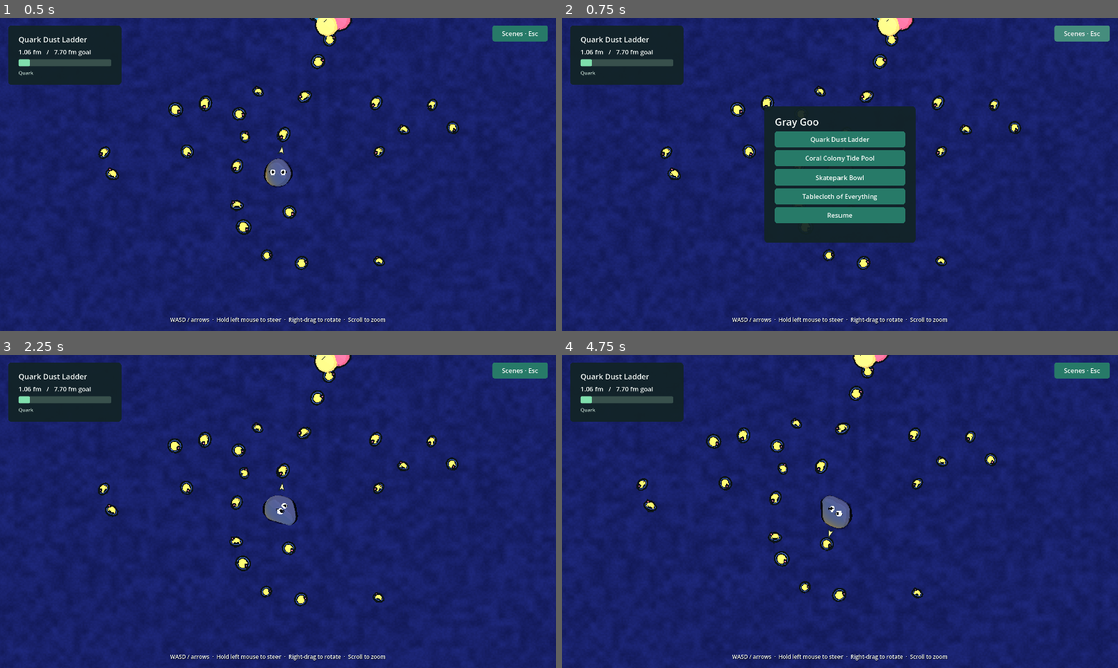
Above: before the commit, frames 1-4 (two rows, left to right).
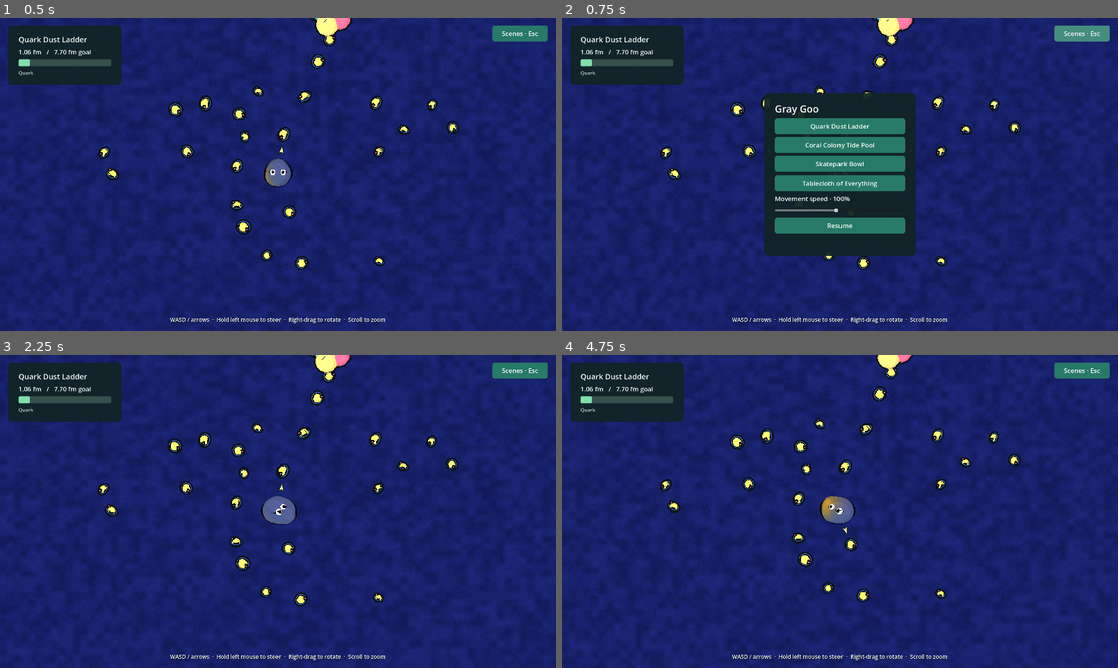
Above: after the commit, the same moments.

Repository: armantark/gray-goo
Game: Godot game, scene res://main.tscn
The game is run twice, just before and just after one commit, with the same random seed, the same clock (stepped at 60 frames per second) and the same inputs.
Inputs (mouse positions are in pixels of both pictures, inside the frame that each line leads up to):
- Up to frame 1 (0.5 s): no input
- Up to frame 2 (0.75 s): click "Scenes · Esc" at 0.5 s
- Up to frame 3 (2.25 s): click "Quark Dust Ladder" at 1.25 s; move the mouse to (400, 495) at 2.02 s; hold D (move_right) from 2.03 s (still down); click (400, 495) at 2.17 s
- Up to frame 4 (4.75 s): release D (move_right) at 2.75 s; drag from (728, 527) to (812, 574) at 2.77 s; move the mouse to (895, 442) at 3.52 s; hold D (move_right) 3.53-4.25 s; click (895, 442) at 3.67 s; drag from (812, 574) to (673, 464) at 4.27 s

Frame 1 is identical in both runs. In frame 2, 7.6% of the frame differs, in the area x 18-83%, y 3-80%; in frame 3, 0.5%; in frame 4, 5.3%.

Commit message:
Make movement faster and let the player save a preferred speed.

Diff:
--- a/src/game.gd
+++ b/src/game.gd
@@ -86,7 +86,7 @@
 	if not is_instance_valid(world):
 		return
 	world.player_radius = goo.radius
-	goo.set_drive(rig.movement_direction(), 2.8 + goo.radius * 0.8)
+	goo.set_drive(rig.movement_direction(), (2.8 + goo.radius * 0.8) * 10.0 * hud.movement_speed)
 	var eaten := 0
 	for food in world.foods:
 		if not is_instance_valid(food) or not food.active or food.threshold > goo.radius:
--- a/src/hud.gd
+++ b/src/hud.gd
@@ -20,6 +20,8 @@
 var _scene_index := 0
 var _hint_time := 0.0
 var _meters_per_unit: float
+var movement_speed := 1.0
+var _settings := ConfigFile.new()
 
 class FoodPointer extends Control:
 	var position_on_screen := Vector2.ZERO
@@ -144,12 +146,16 @@
 	completion.hide()
 
 func _build_menu() -> void:
+	var error := _settings.load("user://settings.cfg")
+	if error != OK and error != ERR_FILE_NOT_FOUND:
+		push_error("Could not load movement settings: %s" % error_string(error))
+	movement_speed = clampf(float(_settings.get_value("controls", "movement_speed", 1.0)), 0.1, 2.0)
 	menu = _panel(_root)
 	menu.set_anchors_and_offsets_preset(Control.PRESET_CENTER)
 	menu.offset_left = -260
 	menu.offset_right = 260
-	menu.offset_top = -235
-	menu.offset_bottom = 235
+	menu.offset_top = -280
+	menu.offset_bottom = 280
 	var column := _column(menu)
 	_label(column, "Gray Goo", 34)
 	var titles := ["Quark Dust Ladder", "Coral Colony Tide Pool", "Skatepark Bowl", "Tablecloth of Everything"]
@@ -159,6 +165,22 @@
 			menu.hide()
 			pause_requested.emit(false)
 			scene_requested.emit(index))
+	var speed_label := _label(column, "Movement speed · %d%%" % roundi(movement_speed * 100.0), 22)
+	var speed_slider := HSlider.new()
+	speed_slider.min_value = 10.0
+	speed_slider.max_value = 200.0
+	speed_slider.step = 5.0
+	speed_slider.value = movement_speed * 100.0
+	speed_slider.custom_minimum_size.y = 30
+	speed_slider.tooltip_text = "Adjust movement speed for both keyboard and mouse steering."
+	column.add_child(speed_slider)
+	speed_slider.value_changed.connect(func(value: float):
+		movement_speed = value / 100.0
+		speed_label.text = "Movement speed · %d%%" % roundi(value)
+		_settings.set_value("controls", "movement_speed", movement_speed)
+		var save_error := _settings.save("user://settings.cfg")
+		if save_error != OK:
+			push_error("Could not save movement settings: %s" % error_string(save_error)))
 	var resume := _button(column, "Resume")
 	resume.pressed.connect(toggle_menu)
 	menu.hide()
Not shown, changed: README.md
Not shown, changed: memory-bank/activeContext.md
Not shown, changed: memory-bank/papercuts.md
Not shown, changed: memory-bank/systemPatterns.md
